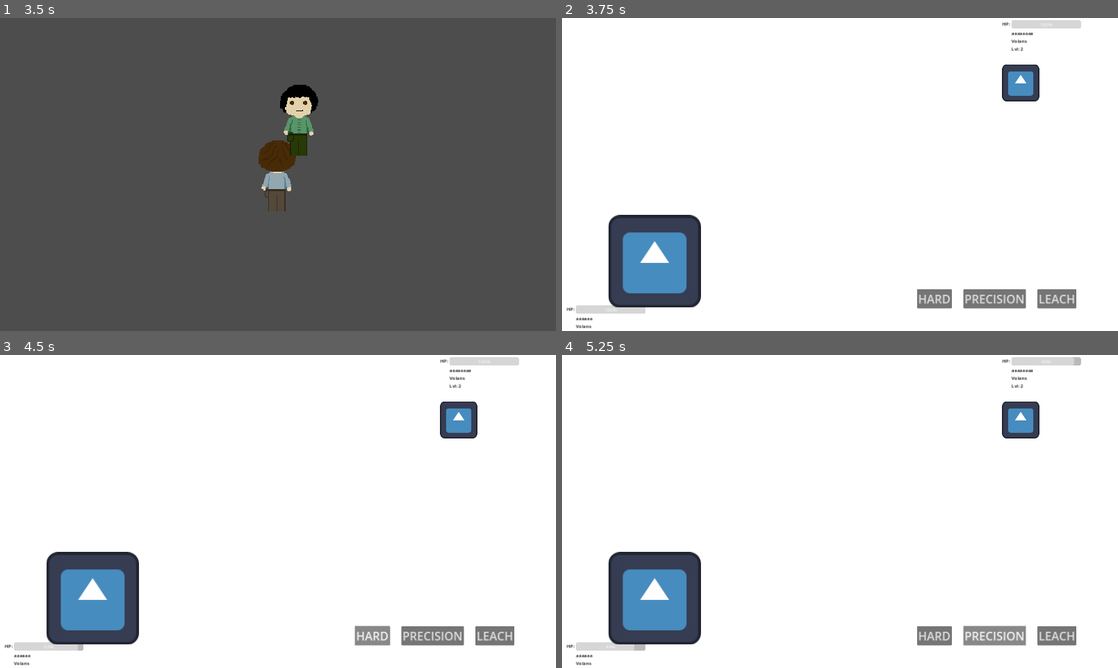
Above: before the commit, frames 1-4 (two rows, left to right).
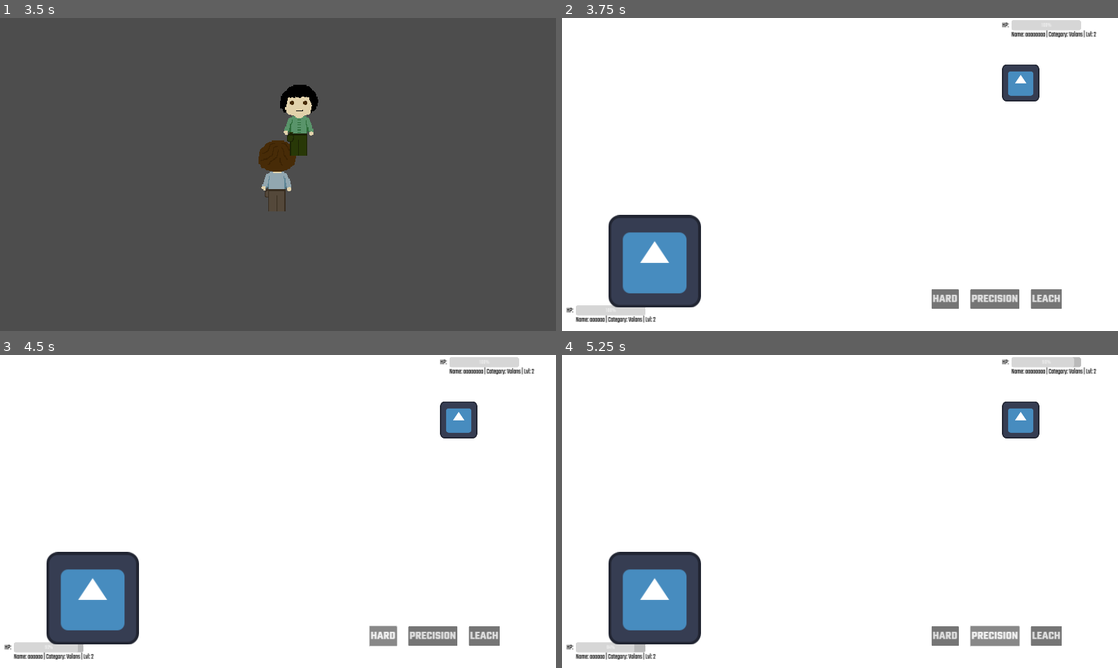
Above: after the commit, the same moments.

Repository: br0kenpixel/gamejam2025
Game: Godot game, scene res://scenes/world.tscn
Same seed, same stepped clock (60 frames per second), same inputs: the game is played once before the commit and once after it. The engine's default icon, where the game draws it, is replaced by a stand-in: a white triangle on a blue panel in a dark square.
Inputs:
- Up to frame 1 (3.5 s): tap Enter (fight_start) at 0.5, 0.6, 1.35, 2.1, 2.85 s; hold D (right) 0.53-1.28 s; hold S (down) 1.28-2.03 s; hold D (right) 2.03-2.78 s; hold W (up) from 2.78 s (still down)
- Up to frame 2 (3.75 s): tap Enter (fight_start) at 3.5, 3.6 s; release W (up) at 3.53 s; hold A (left) from 3.53 s (still down)
- Up to frame 3 (4.5 s): release A (left) at 4.25 s; click "HARD" at 4.25 s
- Up to frame 4 (5.25 s): click "PRECISION" at 5 s

Frame 1 is identical in both runs. In frame 2, 1.7% of the frame differs, in the area x 0-97%, y 1-100%; in frame 3, 1.7%; in frame 4, 1.7%.

Commit message:
add custom fonts

Diff:
--- a/scenes/fight.tscn
+++ b/scenes/fight.tscn
@@ -1,6 +1,8 @@
-[gd_scene load_steps=2 format=3 uid="uid://bd71iqdd0vvxi"]
+[gd_scene load_steps=4 format=3 uid="uid://bd71iqdd0vvxi"]
 
 [ext_resource type="Script" path="res://scripts/fight_logic.gd" id="1_hwh14"]
+[ext_resource type="FontFile" uid="uid://c4rg6yqjgm75u" path="res://fonts/Teko-Regular.ttf" id="2_c6na8"]
+[ext_resource type="FontFile" uid="uid://dm3mclu8iowah" path="res://fonts/Teko-Bold.ttf" id="2_wqh4f"]
 
 [node name="Fight" type="Control"]
 layout_mode = 3
@@ -27,6 +29,7 @@
 [node name="Attack1" type="Button" parent="Attacks"]
 layout_mode = 2
 tooltip_text = "85-100% accuracy"
+theme_override_fonts/font = ExtResource("2_wqh4f")
 theme_override_font_sizes/font_size = 40
 text = "HARD"
 metadata/_edit_lock_ = true
@@ -34,6 +37,7 @@
 [node name="Attack2" type="Button" parent="Attacks"]
 layout_mode = 2
 tooltip_text = "90% accuracy"
+theme_override_fonts/font = ExtResource("2_wqh4f")
 theme_override_font_sizes/font_size = 40
 text = "PRECISION"
 metadata/_edit_lock_ = true
@@ -41,6 +45,7 @@
 [node name="Attack3" type="Button" parent="Attacks"]
 layout_mode = 2
 tooltip_text = "Lower precison, higher damage, but recovers some HP."
+theme_override_fonts/font = ExtResource("2_wqh4f")
 theme_override_font_sizes/font_size = 40
 text = "LEACH"
 metadata/_edit_lock_ = true
@@ -70,6 +75,8 @@
 offset_bottom = 23.0
 rotation = 0.00102436
 theme_override_colors/font_color = Color(0, 0, 0, 1)
+theme_override_fonts/font = ExtResource("2_c6na8")
+theme_override_font_sizes/font_size = 24
 text = "HP:"
 metadata/_edit_lock_ = true
 
@@ -78,6 +85,8 @@
 offset_left = 32.0
 offset_right = 272.0
 offset_bottom = 27.0
+theme_override_fonts/font = ExtResource("2_c6na8")
+theme_override_font_sizes/font_size = 20
 step = 1.0
 metadata/_edit_lock_ = true
 
@@ -88,6 +97,8 @@
 offset_right = 278.0
 offset_bottom = 55.0
 theme_override_colors/font_color = Color(0, 0, 0, 1)
+theme_override_fonts/font = ExtResource("2_c6na8")
+theme_override_font_sizes/font_size = 24
 text = "N/A"
 metadata/_edit_lock_ = true
 
@@ -120,6 +131,8 @@
 offset_bottom = 23.0
 rotation = 0.00102436
 theme_override_colors/font_color = Color(0, 0, 0, 1)
+theme_override_fonts/font = ExtResource("2_c6na8")
+theme_override_font_sizes/font_size = 24
 text = "HP:"
 metadata/_edit_lock_ = true
 
@@ -128,6 +141,8 @@
 offset_left = 32.0
 offset_right = 272.0
 offset_bottom = 27.0
+theme_override_fonts/font = ExtResource("2_c6na8")
+theme_override_font_sizes/font_size = 20
 step = 1.0
 metadata/_edit_lock_ = true
 
@@ -138,6 +153,8 @@
 offset_right = 278.0
 offset_bottom = 55.0
 theme_override_colors/font_color = Color(0, 0, 0, 1)
+theme_override_fonts/font = ExtResource("2_c6na8")
+theme_override_font_sizes/font_size = 24
 text = "N/A"
 metadata/_edit_lock_ = true
 
@@ -152,20 +169,6 @@
 offset_right = 1864.0
 offset_bottom = 336.0
 grow_horizontal = 0
-stretch_mode = 2
-
-[node name="PlayerTexture_2" type="TextureRect" parent="."]
-visible = false
-custom_minimum_size = Vector2(320, 320)
-layout_mode = 1
-anchors_preset = 2
-anchor_top = 1.0
-anchor_bottom = 1.0
-offset_left = 43.0
-offset_top = 720.0
-offset_right = 347.0
-offset_bottom = 960.0
-grow_vertical = 0
 stretch_mode = 2
 
 [node name="PlayerTexture" type="NinePatchRect" parent="."]
--- a/scripts/insect.gd
+++ b/scripts/insect.gd
@@ -16,7 +16,7 @@
 	health_bar.value = float(health) / max_health * 100
 	# Zobrazí meno, kategóriu a vypočíta level
 	var level := (xp / 100.0) + 1.0
-	info_label.text = "%s\n%s\nLvl: %d" % [enemy_name, InsectCategories.category_to_string(category), level]
+	info_label.text = "Name: %s | Category: %s | Lvl: %d" % [enemy_name, InsectCategories.category_to_string(category), level]
 
 func take_damage(damage: int) -> void:
 	health -= damage
Binary file added: fonts/Teko-Bold.ttf
Not shown, added: fonts/Teko-Bold.ttf.import
Binary file added: fonts/Teko-Light.ttf
Not shown, added: fonts/Teko-Light.ttf.import
Binary file added: fonts/Teko-Medium.ttf
Not shown, added: fonts/Teko-Medium.ttf.import
Binary file added: fonts/Teko-Regular.ttf
Not shown, added: fonts/Teko-Regular.ttf.import
Binary file added: fonts/Teko-SemiBold.ttf
Not shown, added: fonts/Teko-SemiBold.ttf.import
